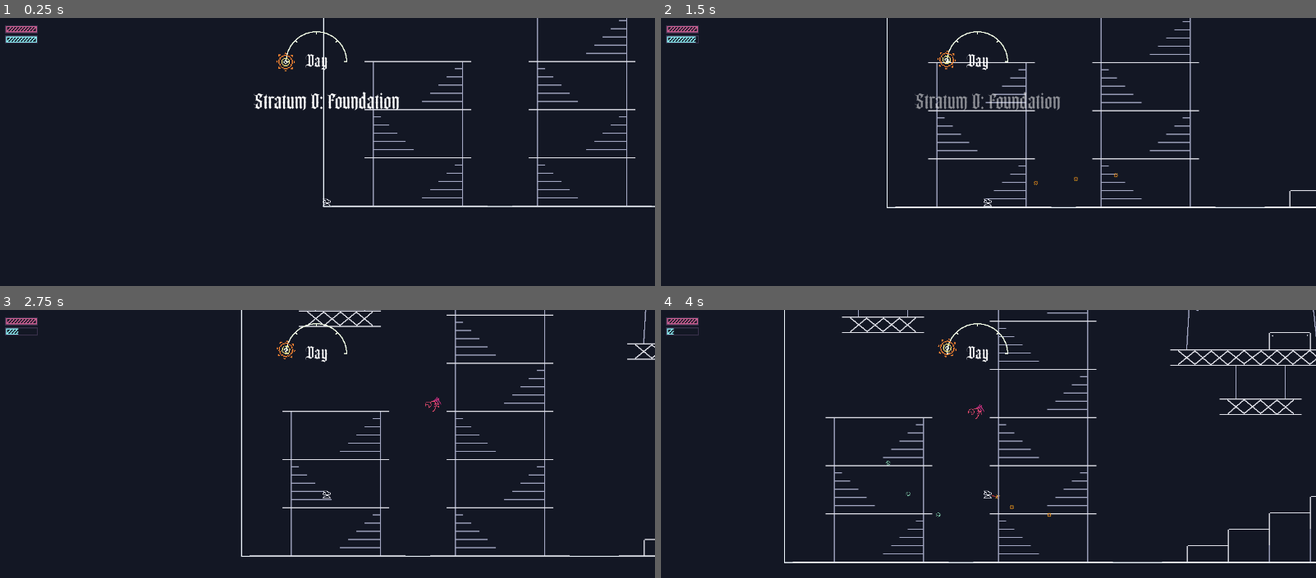
Above: before the commit, frames 1-4 (two rows, left to right).
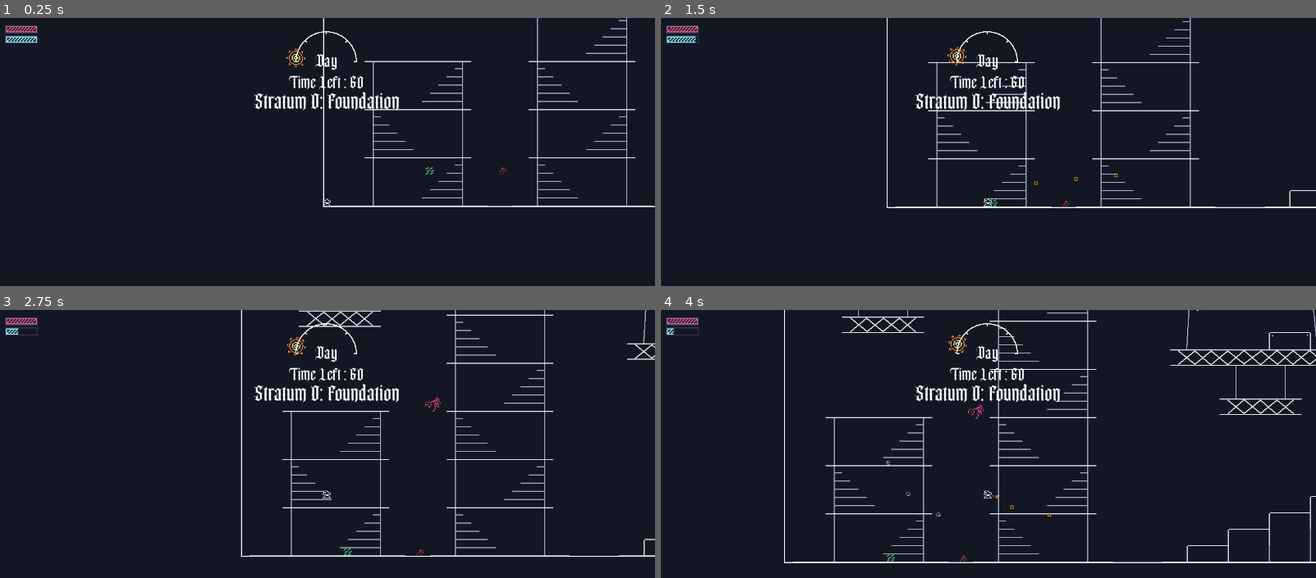
Above: after the commit, the same moments.

Repository: Yohgee/uvgdsummer
Game: Godot game, scene res://Scenes/world.tscn
The game is run twice, just before and just after one commit, with the same random seed, the same clock (stepped at 60 frames per second) and the same inputs.
Inputs (mouse positions are in pixels of both pictures, inside the frame that each line leads up to):
- Up to frame 1 (0.25 s): no input
- Up to frame 2 (1.5 s): move the mouse to (1132, 184) at 0.52 s; press the mouse at (1132, 184) at 0.53 s; hold D (right) from 0.53 s (still down); tap E (interact) at 0.6 s; tap W (up) at 0.77, 1.07 s; move the mouse to (857, 221) at 1.27 s; release the mouse at (857, 221) at 1.28 s; click (857, 221) at 1.35 s
- Up to frame 3 (2.75 s): tap W (up) at 1.52, 1.55, 1.82 s; move the mouse to (393, 414) at 2.02 s; release D (right) at 2.03 s; hold A (left) from 2.03 s (still down); hold W (up) from 2.03 s (still down); tap E (interact) at 2.3 s
- Up to frame 4 (4 s): move the mouse to (955, 567) at 2.77 s; release A (left) at 2.78 s; release W (up) at 2.78 s; hold D (right) from 2.78 s (still down); tap E (interact) at 2.85 s; tap W (up) at 3.02, 3.32, 3.77, 3.8 s; click (955, 567) at 3.05 s; move the mouse to (1185, 548) at 3.52 s; press the mouse at (1185, 548) at 3.53 s

The runs differ from the first frame. In frame 1, 0.7% of the frame differs, in the area x 42-78%, y 4-59%; in frame 2, 1.3%; in frame 3, 1.4%, in the area x 38-65%, y 4-92%; in frame 4, 1.4%.
Error after the commit: Cannot call method 'start' on a null value. (res://Scenes/stratum.gd:62)

Commit message:
i dont remember much of this

Diff:
--- a/Items/CommonItems.tres
+++ b/Items/CommonItems.tres
@@ -1,9 +1,12 @@
-[gd_resource type="Resource" script_class="ItemPool" load_steps=6 format=3 uid="uid://fq4ye61425ly"]
+[gd_resource type="Resource" script_class="ItemPool" load_steps=11 format=3 uid="uid://fq4ye61425ly"]
 
 [ext_resource type="Script" uid="uid://cxa12ftuo1c3c" path="res://Items/item.gd" id="1_aslbr"]
 [ext_resource type="Script" uid="uid://dug7flalotkqs" path="res://Items/move_speed.gd" id="2_c1wbn"]
 [ext_resource type="Script" uid="uid://dlbgqgtalmu1i" path="res://Items/item_pool.gd" id="2_obhoe"]
 [ext_resource type="Texture2D" uid="uid://b208ey36mifp3" path="res://Art/items/eclipsetreads.png" id="3_5ew7a"]
+[ext_resource type="Script" uid="uid://bcb53qtrmgh4m" path="res://Items/clorophyll.gd" id="4_5ew7a"]
+[ext_resource type="Script" uid="uid://jyr7oaejg2r6" path="res://Items/dmgonhit.gd" id="5_saf36"]
+[ext_resource type="Texture2D" uid="uid://cmssarxy2jiyb" path="res://Art/items/bloodtransfusion.png" id="6_vybkg"]
 
 [sub_resource type="Resource" id="Resource_saf36"]
 script = ExtResource("2_c1wbn")
@@ -13,7 +16,21 @@
 texture = ExtResource("3_5ew7a")
 metadata/_custom_type_script = "uid://dug7flalotkqs"
 
+[sub_resource type="Resource" id="Resource_vybkg"]
+script = ExtResource("4_5ew7a")
+name = "Chlorophyll"
+desc = "Heal 2 (+1 per stack) health every 5 (-0.5 second per stack) when there is sun."
+metadata/_custom_type_script = "uid://bcb53qtrmgh4m"
+
+[sub_resource type="Resource" id="Resource_fgo00"]
+script = ExtResource("5_saf36")
+dmg = 2.0
+name = "Blood Transfusion"
+desc = "During the night, deal 2 (+2 per stack) damage."
+texture = ExtResource("6_vybkg")
+metadata/_custom_type_script = "uid://jyr7oaejg2r6"
+
 [resource]
 script = ExtResource("2_obhoe")
-item_pool = Array[ExtResource("1_aslbr")]([SubResource("Resource_saf36")])
+item_pool = Array[ExtResource("1_aslbr")]([SubResource("Resource_saf36"), SubResource("Resource_vybkg"), SubResource("Resource_fgo00")])
 metadata/_custom_type_script = "uid://dlbgqgtalmu1i"
--- /dev/null
+++ b/Items/SolarSpeanItem.tres
@@ -0,0 +1,11 @@
+[gd_resource type="Resource" script_class="SolarSpear" load_steps=3 format=3 uid="uid://bv7ta34578v6l"]
+
+[ext_resource type="Script" uid="uid://s5uandigb1xr" path="res://Items/SolarSpear.gd" id="1_pic5w"]
+[ext_resource type="Texture2D" uid="uid://4osgblkhiunr" path="res://Art/items/solarspear.png" id="2_b3lmn"]
+
+[resource]
+script = ExtResource("1_pic5w")
+name = "Solar Spear"
+desc = "10% (+2% per stack) chance on hit to shoot a "
+texture = ExtResource("2_b3lmn")
+metadata/_custom_type_script = "uid://s5uandigb1xr"
--- /dev/null
+++ b/Items/SolarSpear.gd
@@ -0,0 +1,31 @@
+extends Item
+class_name SolarSpear
+
+const SOLARSPEARBULLET = preload("res://Items/solarspearbullet.tscn")
+
+func get_item(e : Entity):
+	super.get_item(e)
+	if !e.on_hit.is_connected(on_hit):
+		e.on_hit.connect(on_hit)
+
+func on_hit(a : Entity, t : Entity, dmg : float, proc : float):
+	print("???")
+	if a is Player:
+		var r := randf()
+		if r <= (0.10 + (0.02 * (stack - 1))) * proc:
+			print("-.-")
+			var angle := a.get_angle_to(a.get_global_mouse_position())
+			var offset := Vector2(16, 0).rotated(angle)
+			var bullet : Bullet = SOLARSPEARBULLET.instantiate()
+			var w : World = a.get_tree().get_first_node_in_group("world")
+			w.stratum.call_deferred("add_child", bullet)
+			bullet.shooter = a
+			var p = a.get("bullet_pierce")
+			var p_p = 0
+			if p:
+				p_p += p
+			bullet.pierce = 2 + p_p
+			bullet.rotation = angle
+			bullet.global_position = a.global_position + offset
+			bullet.velocity = Vector2(900, 0).rotated(angle)
+			bullet.hit.connect(a.get_hit)
--- a/Items/UnCommonItems.tres
+++ b/Items/UnCommonItems.tres
@@ -1,10 +1,11 @@
-[gd_resource type="Resource" script_class="ItemPool" load_steps=9 format=3 uid="uid://dyc20xinl05nf"]
+[gd_resource type="Resource" script_class="ItemPool" load_steps=10 format=3 uid="uid://dyc20xinl05nf"]
 
 [ext_resource type="Script" uid="uid://cxa12ftuo1c3c" path="res://Items/item.gd" id="1_tm4yd"]
 [ext_resource type="Script" uid="uid://e2a2mnb1p0as" path="res://Items/regain_flight.gd" id="2_tua7p"]
 [ext_resource type="Texture2D" uid="uid://4x3mu41v3st7" path="res://Art/items/wingedeye.png" id="3_fhdcy"]
 [ext_resource type="Script" uid="uid://dveo3mqf0r3i3" path="res://Items/property_changer.gd" id="4_074f2"]
 [ext_resource type="Texture2D" uid="uid://bjtcc7bwm3021" path="res://Art/items/manafocus.png" id="5_tm4yd"]
+[ext_resource type="Resource" uid="uid://bv7ta34578v6l" path="res://Items/SolarSpeanItem.tres" id="6_0xljy"]
 [ext_resource type="Script" uid="uid://dlbgqgtalmu1i" path="res://Items/item_pool.gd" id="6_mvtqa"]
 
 [sub_resource type="Resource" id="Resource_fhdcy"]
@@ -26,5 +27,5 @@
 
 [resource]
 script = ExtResource("6_mvtqa")
-item_pool = Array[ExtResource("1_tm4yd")]([SubResource("Resource_fhdcy"), SubResource("Resource_tm4yd")])
+item_pool = Array[ExtResource("1_tm4yd")]([SubResource("Resource_fhdcy"), SubResource("Resource_tm4yd"), ExtResource("6_0xljy")])
 metadata/_custom_type_script = "uid://dlbgqgtalmu1i"
--- /dev/null
+++ b/Items/clorophyll.gd
@@ -0,0 +1,19 @@
+extends Item
+class_name Chlorophyll
+
+var timer : Timer
+var entity : Entity
+
+func get_item(e : Entity):
+	super.get_item(e)
+	entity = e
+	if !timer:
+		timer = Timer.new()
+		e.add_child(timer)
+		timer.wait_time = 5.0
+		timer.timeout.connect(on_timer)
+		timer.start()
+
+func on_timer():
+	entity.take_damage(null, -(2 + 1 * (stack - 1)), 0)
+	timer.wait_time = clamp(timer.wait_time - 0.5 * (stack -1), 0.5, 5)
--- /dev/null
+++ b/Items/dmgonhit.gd
@@ -0,0 +1,13 @@
+extends Item
+class_name DmgOnHit
+
+@export var dmghit : float = 2
+
+func get_item(e : Entity):
+	super.get_item(e)
+	if !e.on_hit.is_connected(on_hit):
+		e.on_hit.connect(on_hit)
+
+func on_hit(a : Entity, t : Entity, dmg : float, proc : float):
+	if WorldTime.get_moon():
+		t.take_damage(a, dmghit + (2 * (stack - 1)) * proc, 0.1)
--- a/Items/property_changer.gd
+++ b/Items/property_changer.gd
@@ -7,7 +7,6 @@
 func get_item(e : Entity):
 	super.get_item(e)
 	var ev = e.get(property)
-	print(ev)
 	if ev:
 		e.set(property, ev + value)
 
--- a/Items/regain_flight.gd
+++ b/Items/regain_flight.gd
@@ -5,7 +5,7 @@
 
 func get_item(e : Entity):
 	super.get_item(e)
-	if stack <= 0:
+	if !e.on_hit.is_connected(on_hit):
 		e.on_hit.connect(on_hit)
 
 func on_hit(a : Entity, t : Entity, dmg : float, proc : float):
--- /dev/null
+++ b/Items/solarspearbullet.tscn
@@ -0,0 +1,24 @@
+[gd_scene load_steps=4 format=3 uid="uid://cfcttaj3f1six"]
+
+[ext_resource type="Script" uid="uid://dmuty65svxktj" path="res://bullet.gd" id="1_n1tv4"]
+[ext_resource type="Texture2D" uid="uid://i5rhfqoacwui" path="res://Art/solarspear.png" id="2_pmiro"]
+
+[sub_resource type="CapsuleShape2D" id="CapsuleShape2D_57bdy"]
+radius = 5.0
+height = 32.0
+
+[node name="Solarspearbullet" type="Area2D"]
+collision_layer = 4
+collision_mask = 3
+script = ExtResource("1_n1tv4")
+damage = 15.0
+proc = 0.5
+pierce = 2
+metadata/_custom_type_script = "uid://dmuty65svxktj"
+
+[node name="Sprite2D" type="Sprite2D" parent="."]
+texture = ExtResource("2_pmiro")
+
+[node name="CollisionShape2D" type="CollisionShape2D" parent="."]
+rotation = 1.5708
+shape = SubResource("CapsuleShape2D_57bdy")
--- a/Objects/player.tscn
+++ b/Objects/player.tscn
@@ -14,6 +14,21 @@
 [sub_resource type="RectangleShape2D" id="RectangleShape2D_2i4gt"]
 size = Vector2(12, 13)
 
+[sub_resource type="Animation" id="Animation_hyl1l"]
+length = 0.001
+tracks/0/type = "value"
+tracks/0/imported = false
+tracks/0/enabled = true
+tracks/0/path = NodePath("ColorRect:modulate")
+tracks/0/interp = 1
+tracks/0/loop_wrap = true
+tracks/0/keys = {
+"times": PackedFloat32Array(0),
+"transitions": PackedFloat32Array(1),
+"update": 0,
+"values": [Color(1, 1, 1, 0)]
+}
+
 [sub_resource type="Animation" id="Animation_3n8j0"]
 resource_name = "fade_items"
 length = 5.0
@@ -28,21 +43,6 @@
 "transitions": PackedFloat32Array(1, 1, 1),
 "update": 0,
 "values": [Color(1, 1, 1, 1), Color(1, 1, 1, 1), Color(1, 1, 1, 0)]
-}
-
-[sub_resource type="Animation" id="Animation_hyl1l"]
-length = 0.001
-tracks/0/type = "value"
-tracks/0/imported = false
-tracks/0/enabled = true
-tracks/0/path = NodePath("ColorRect:modulate")
-tracks/0/interp = 1
-tracks/0/loop_wrap = true
-tracks/0/keys = {
-"times": PackedFloat32Array(0),
-"transitions": PackedFloat32Array(1),
-"update": 0,
-"values": [Color(1, 1, 1, 0)]
 }
 
 [sub_resource type="AnimationLibrary" id="AnimationLibrary_sbav2"]
--- a/Scenes/stratum.gd
+++ b/Scenes/stratum.gd
@@ -3,6 +3,8 @@
 
 @export var level : int = 0
 @export var level_name : String = "Foundation"
+
+@export_category("Level Generation")
 
 @export var room_width : int = 1280
 @export var room_height : int = 720
@@ -13,10 +15,22 @@
 
 @export var border_colour : Color = Color.ALICE_BLUE
 
+@export_category("Enemy Spawning")
+
+@export var sun_enemies : Array[PackedScene]
+@export var sun_credits : Array[int]
+@export var moon_enemies : Array[PackedScene]
+@export var moon_credits : Array[int]
+
 @onready var right: StaticBody2D = $Right
 @onready var border: Line2D = $Border
 @onready var animation_player: AnimationPlayer = $AnimationPlayer
 @onready var name_label: Label = $CanvasLayer/Control/NameLabel
+
+var spawn_credits : int = 30
+var wave_timer : Timer
+var max_wave_time : float = 7
+var min_wave_time : float = 4
 
 func _ready() -> void:
 	name_label.text = "Stratum " + str(level) + ": " + level_name
@@ -45,7 +59,14 @@
 		pos.x -= room_width * stratum_width
 		pos.y -= room_height
 
+	wave_timer.start()
 	animation_player.play("name_fade")
+
+func _process(delta: float) -> void:
+	pass
+
+func spawn_wave():
+	pass
 
 func cleanse():
 	for c in get_children():
--- a/Scenes/stratum.tscn
+++ b/Scenes/stratum.tscn
@@ -11,6 +11,21 @@
 
 [sub_resource type="WorldBoundaryShape2D" id="WorldBoundaryShape2D_df4gb"]
 normal = Vector2(-1, 0)
+
+[sub_resource type="Animation" id="Animation_df4gb"]
+length = 0.001
+tracks/0/type = "value"
+tracks/0/imported = false
+tracks/0/enabled = true
+tracks/0/path = NodePath("CanvasLayer/Control/NameLabel:modulate")
+tracks/0/interp = 1
+tracks/0/loop_wrap = true
+tracks/0/keys = {
+"times": PackedFloat32Array(0),
+"transitions": PackedFloat32Array(1),
+"update": 0,
+"values": [Color(1, 1, 1, 1)]
+}
 
 [sub_resource type="Animation" id="Animation_6ndda"]
 resource_name = "name_fade"
@@ -26,21 +41,6 @@
 "transitions": PackedFloat32Array(1, 1, 1),
 "update": 0,
 "values": [Color(1, 1, 1, 1), Color(1, 1, 1, 1), Color(1, 1, 1, 0)]
-}
-
-[sub_resource type="Animation" id="Animation_df4gb"]
-length = 0.001
-tracks/0/type = "value"
-tracks/0/imported = false
-tracks/0/enabled = true
-tracks/0/path = NodePath("CanvasLayer/Control/NameLabel:modulate")
-tracks/0/interp = 1
-tracks/0/loop_wrap = true
-tracks/0/keys = {
-"times": PackedFloat32Array(0),
-"transitions": PackedFloat32Array(1),
-"update": 0,
-"values": [Color(1, 1, 1, 1)]
 }
 
 [sub_resource type="AnimationLibrary" id="AnimationLibrary_df4gb"]
--- a/Scenes/world.tscn
+++ b/Scenes/world.tscn
@@ -9,6 +9,26 @@
 [ext_resource type="Texture2D" uid="uid://bfy5wnagg6t6s" path="res://Art/moonspr.png" id="7_o06y3"]
 [ext_resource type="Texture2D" uid="uid://dprcu238j8yv0" path="res://Art/timedia2l.png" id="8_k7acu"]
 [ext_resource type="PackedScene" uid="uid://b6h6g5i3us7a2" path="res://Enemies/greatermoonfly.tscn" id="10_0fj1v"]
+[ext_resource type="PackedScene" uid="uid://c7qtfdvmlrmra" path="res://Objects/dropped_item.tscn" id="10_ikia7"]
+[ext_resource type="Script" uid="uid://bcb53qtrmgh4m" path="res://Items/clorophyll.gd" id="11_7yui6"]
+[ext_resource type="Texture2D" uid="uid://dqvu7plqnrww0" path="res://Art/items/chlorophyll.png" id="12_c5t2i"]
+[ext_resource type="Script" uid="uid://jyr7oaejg2r6" path="res://Items/dmgonhit.gd" id="13_e0ngr"]
+[ext_resource type="Texture2D" uid="uid://cmssarxy2jiyb" path="res://Art/items/bloodtransfusion.png" id="14_kn0ld"]
+
+[sub_resource type="Animation" id="Animation_0fj1v"]
+length = 0.001
+tracks/0/type = "value"
+tracks/0/imported = false
+tracks/0/enabled = true
+tracks/0/path = NodePath("WorldUI/Control/ColorRect:modulate")
+tracks/0/interp = 1
+tracks/0/loop_wrap = true
+tracks/0/keys = {
+"times": PackedFloat32Array(0),
+"transitions": PackedFloat32Array(1),
+"update": 0,
+"values": [Color(1, 1, 1, 0)]
+}
 
 [sub_resource type="Animation" id="Animation_5v1tr"]
 resource_name = "level_fade"
@@ -23,21 +43,6 @@
 "transitions": PackedFloat32Array(1, 1),
 "update": 0,
 "values": [Color(1, 1, 1, 0), Color(1, 1, 1, 1)]
-}
-
-[sub_resource type="Animation" id="Animation_0fj1v"]
-length = 0.001
-tracks/0/type = "value"
-tracks/0/imported = false
-tracks/0/enabled = true
-tracks/0/path = NodePath("WorldUI/Control/ColorRect:modulate")
-tracks/0/interp = 1
-tracks/0/loop_wrap = true
-tracks/0/keys = {
-"times": PackedFloat32Array(0),
-"transitions": PackedFloat32Array(1),
-"update": 0,
-"values": [Color(1, 1, 1, 0)]
 }
 
 [sub_resource type="Animation" id="Animation_ikia7"]
@@ -62,6 +67,21 @@
 &"level_fade_out": SubResource("Animation_ikia7")
 }
 
+[sub_resource type="Resource" id="Resource_e0ngr"]
+script = ExtResource("11_7yui6")
+name = "Chlorophyll"
+desc = "hhhhh"
+texture = ExtResource("12_c5t2i")
+metadata/_custom_type_script = "uid://bcb53qtrmgh4m"
+
+[sub_resource type="Resource" id="Resource_hgpy0"]
+script = ExtResource("13_e0ngr")
+dmghit = 2.0
+name = "blood transfusion"
+desc = "deal more dmg haha"
+texture = ExtResource("14_kn0ld")
+metadata/_custom_type_script = "uid://jyr7oaejg2r6"
+
 [node name="World" type="Node2D" groups=["world"]]
 script = ExtResource("1_8j60k")
 strata = Array[PackedScene]([ExtResource("2_fo5ed"), ExtResource("3_5v1tr")])
@@ -81,7 +101,7 @@
 grow_vertical = 2
 
 [node name="Sprite2D" type="Sprite2D" parent="WorldUI/Control"]
-position = Vector2(620, 86.4)
+position = Vector2(639, 86.4)
 texture = ExtResource("8_k7acu")
 
 [node name="Label" type="Label" parent="WorldUI/Control/Sprite2D"]
@@ -102,12 +122,9 @@
 [node name="TimeUI" type="Control" parent="WorldUI/Control" node_paths=PackedStringArray("label")]
 layout_mode = 1
 anchor_left = 0.5
-anchor_top = 0.12
+anchor_top = 0.11
 anchor_right = 0.5
-anchor_bottom = 0.15
-offset_left = -20.0
-offset_right = -20.0
-offset_bottom = -21.6
+anchor_bottom = 0.11
 grow_horizontal = 2
 script = ExtResource("5_fo5ed")
 label = NodePath("../Sprite2D/Label")
@@ -139,3 +156,11 @@
 libraries = {
 &"": SubResource("AnimationLibrary_ikia7")
 }
+
+[node name="DroppedItem" parent="." instance=ExtResource("10_ikia7")]
+position = Vector2(207, -98)
+item = SubResource("Resource_e0ngr")
+
+[node name="DroppedItem2" parent="." instance=ExtResource("10_ikia7")]
+position = Vector2(349, -98)
+item = SubResource("Resource_hgpy0")
--- a/Shrines/stairs.tscn
+++ b/Shrines/stairs.tscn
@@ -44,12 +44,11 @@
 [node name="CanvasLayer" type="CanvasLayer" parent="StairInteract"]
 
 [node name="Label" type="Label" parent="StairInteract/CanvasLayer"]
-visible = false
 anchors_preset = -1
 anchor_left = 0.5
-anchor_top = 0.955
+anchor_top = 0.2
 anchor_right = 0.5
-anchor_bottom = 0.96
+anchor_bottom = 0.2
 offset_left = -20.0
 offset_top = -16.0
 offset_right = 20.0
--- a/player.gd
+++ b/player.gd
@@ -80,8 +80,13 @@
 	item_display.add_item_to_q(i)
 
 func set_health(nv):
+	var d : float = health - nv
 	health = clamp(nv, 0, max_health)
 	ui.health_bar.value = health
+	var dn = DAMAGE_NUM.instantiate()
+	dn.damage = d
+	get_parent().call_deferred("add_child", dn)
+	dn.global_position = global_position + Vector2(randf_range(-16, 16), -10 + randf_range(-8, 8))
 
 func set_max_health(nv):
 	max_health = nv
@@ -94,7 +99,6 @@
 	get_tree().current_scene.add_child(bullet)
 	bullet.shooter = self
 	bullet.pierce = bullet_pierce
-	print(bullet_pierce)
 	bullet.global_position = global_position + offset
 	bullet.velocity = Vector2(bullet_speed, 0).rotated(angle)
 	bullet.hit.connect(get_hit)
Binary file added: Art/items/bloodtransfusion.png
Not shown, added: Art/items/bloodtransfusion.png.import
Binary file added: Art/items/chlorophyll.png
Not shown, added: Art/items/chlorophyll.png.import
Binary file added: Art/items/solarspear.png
Not shown, added: Art/items/solarspear.png.import
Binary file added: Art/solarspear.png
Not shown, added: Art/solarspear.png.import
Not shown, added: Items/SolarSpear.gd.uid
Not shown, added: Items/clorophyll.gd.uid
Not shown, added: Items/dmgonhit.gd.uid
Not shown: 1 places in Scenes/world.tscn that only renumber resources
